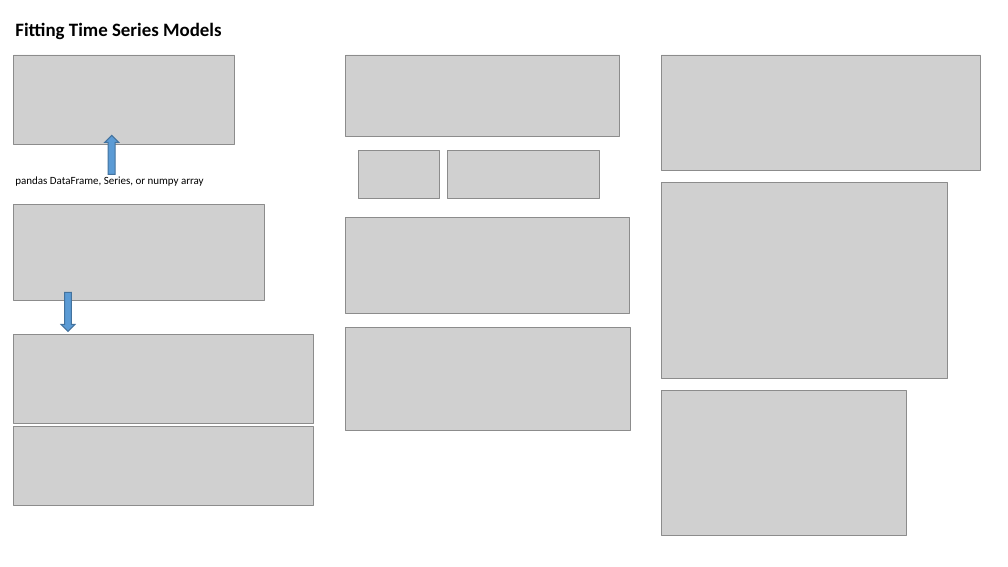
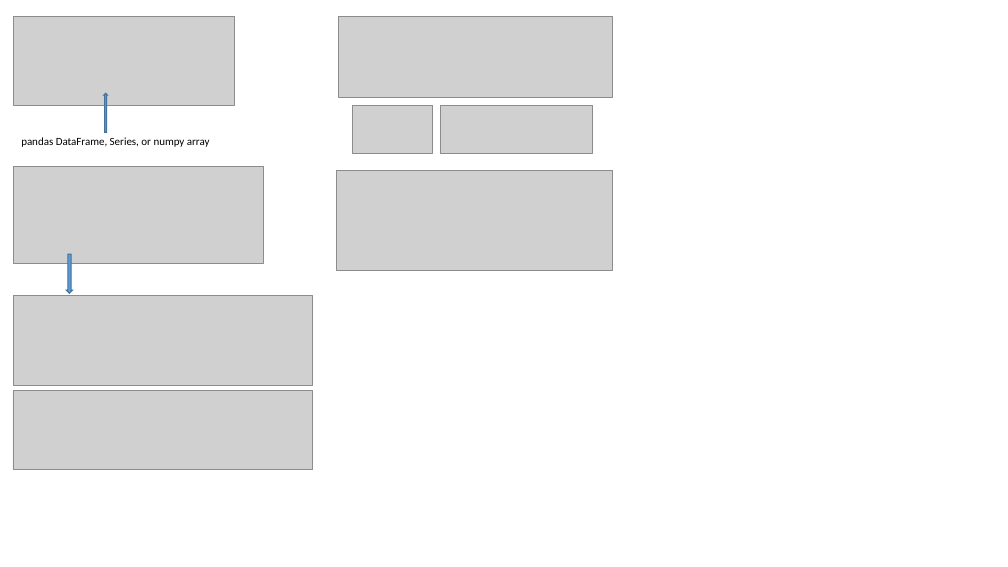
Before and after one commit to FIM-Expert/python-academy, a slide deck: slide 7 of DataCamp/forecasting-using-arima-models-in-python/forecasting-using-arima-models-in-python-Copy1.pptx. Drawn at 1008x567 pixels with LibreOffice and Linux fonts; fonts in the diff are those of the drawing; grey boxes stand for pictures. Boxes give left, top, right and bottom in pixels: in the first picture for what was removed or moved away, otherwise in the second. Text is boxed around its words. In the diff, an @@ line names an element or a change of style, - is before the commit and + after.

```diff
--- a/DataCamp/forecasting-using-arima-models-in-python/forecasting-using-arima-models-in-python-Copy1.pptx
+++ b/DataCamp/forecasting-using-arima-models-in-python/forecasting-using-arima-models-in-python-Copy1.pptx
@@ 3 pictures: place and size @@
-3 pictures at box(14, 55, 313, 424)
+3 pictures at box(14, 16, 313, 386)
@@ text removed at box(15, 22, 221, 40) @@
-Fitting Time Series Models
@@ picture: place and size @@
-picture at box(346, 55, 620, 136)
+picture at box(339, 16, 613, 97)
@@ down arrow: place and size @@
-down arrow at box(105, 135, 119, 175)
+down arrow at box(104, 93, 107, 132)
@@ picture: place and size @@
-picture at box(359, 150, 440, 199)
+picture at box(352, 105, 433, 154)
@@ picture: place and size @@
-picture at box(448, 150, 600, 199)
+picture at box(441, 105, 593, 154)
@@ text "pandas DataFrame, Series, or numpy ...": place and size @@
-text "pandas DataFrame, Series, or numpy ..." at box(15, 176, 204, 186)
+text "pandas DataFrame, Series, or numpy ..." at box(21, 137, 210, 147)
@@ picture: place and size @@
-picture at box(662, 55, 981, 171)
+picture at box(337, 170, 613, 271)
@@ picture removed at box(662, 182, 948, 379) @@
@@ picture removed at box(346, 217, 631, 314) @@
@@ down arrow: place and size @@
-down arrow at box(61, 293, 75, 332)
+down arrow at box(67, 254, 73, 293)
@@ picture removed at box(346, 327, 631, 430) @@
@@ picture: place and size @@
-picture at box(14, 426, 313, 506)
+picture at box(13, 390, 312, 470)
@@ picture removed at box(662, 390, 907, 535) @@
```
Also in this commit, not shown: 1 other slide changed, 3 slides added, 1 slide removed, 2 other files.
